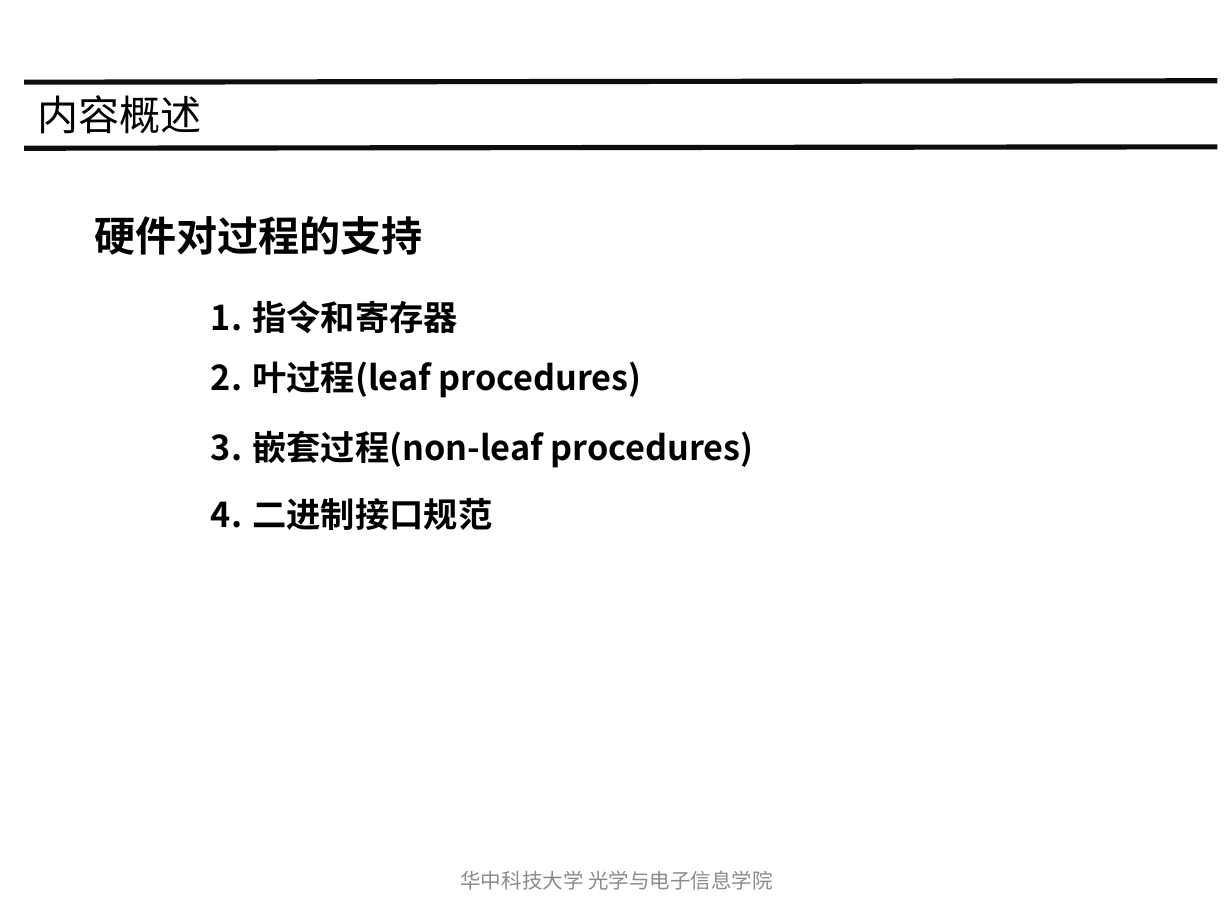
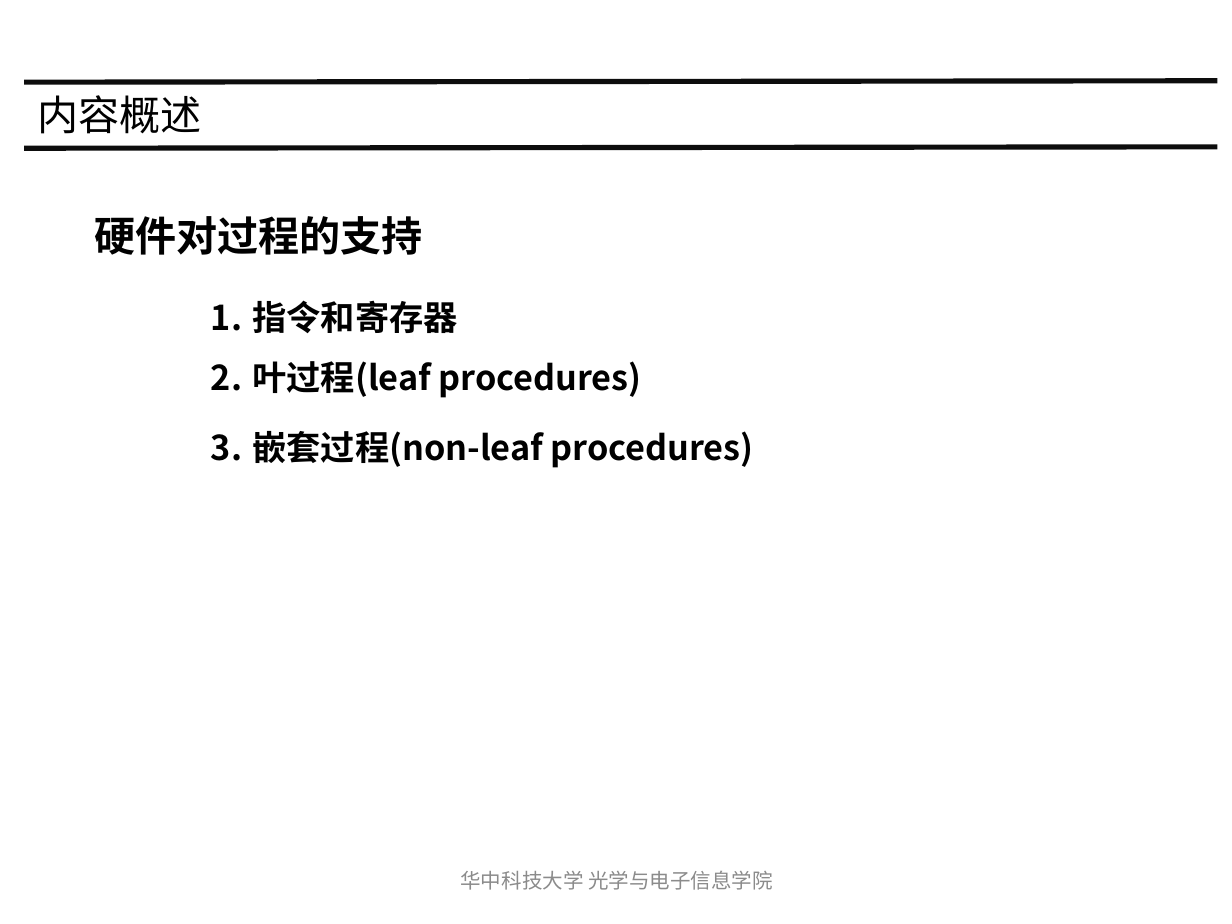
Before and after one commit to hust-gaoyujing/routine, a slide deck: slide 45 of daily/202105-risc-v/20210507-IS/Ch2 指令集体系结构.pptx. Drawn at 1232x924 pixels with LibreOffice and Linux fonts; fonts in the diff are those of the drawing. Boxes give left, top, right and bottom in pixels: in the first picture for what was removed or moved away, otherwise in the second. Text is boxed around its words. In the diff, an @@ line names an element or a change of style, - is before the commit and + after.

```diff
--- a/daily/202105-risc-v/20210507-IS/Ch2 指令集体系结构.pptx
+++ b/daily/202105-risc-v/20210507-IS/Ch2 指令集体系结构.pptx
@@ text at (x1=252, y1=498, x2=492, y2=530): paragraph removed @@
-4. 二进制接口规范
```
Also in this commit, not shown: 1 other slide changed, 26 other files.
